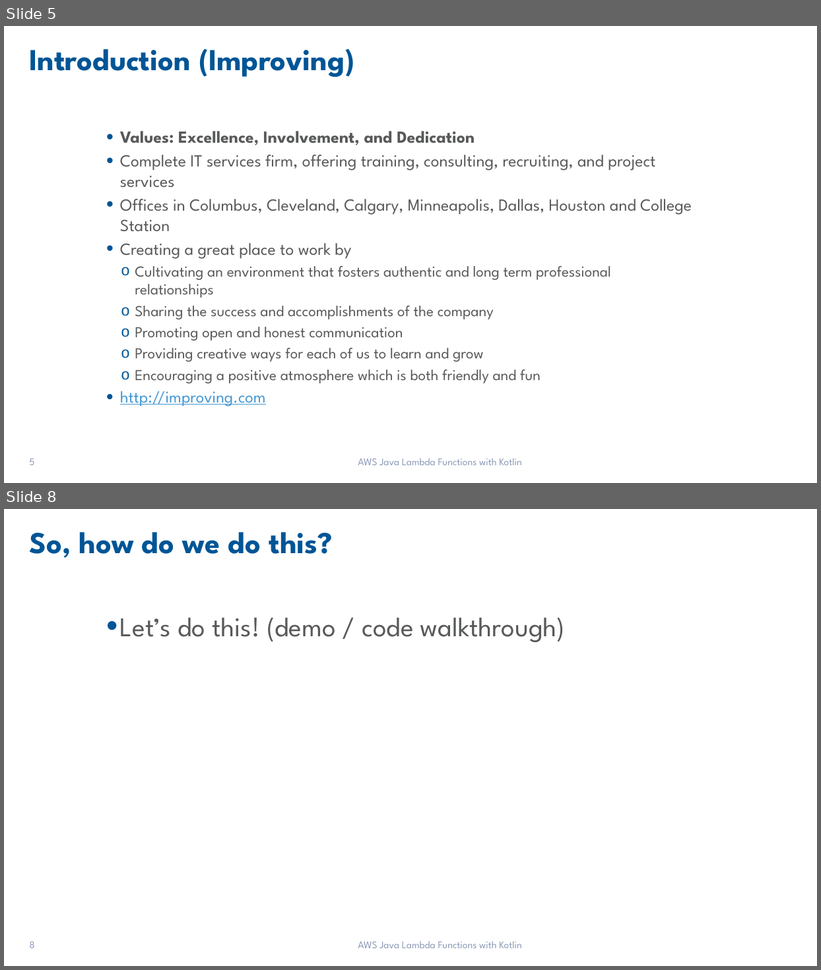
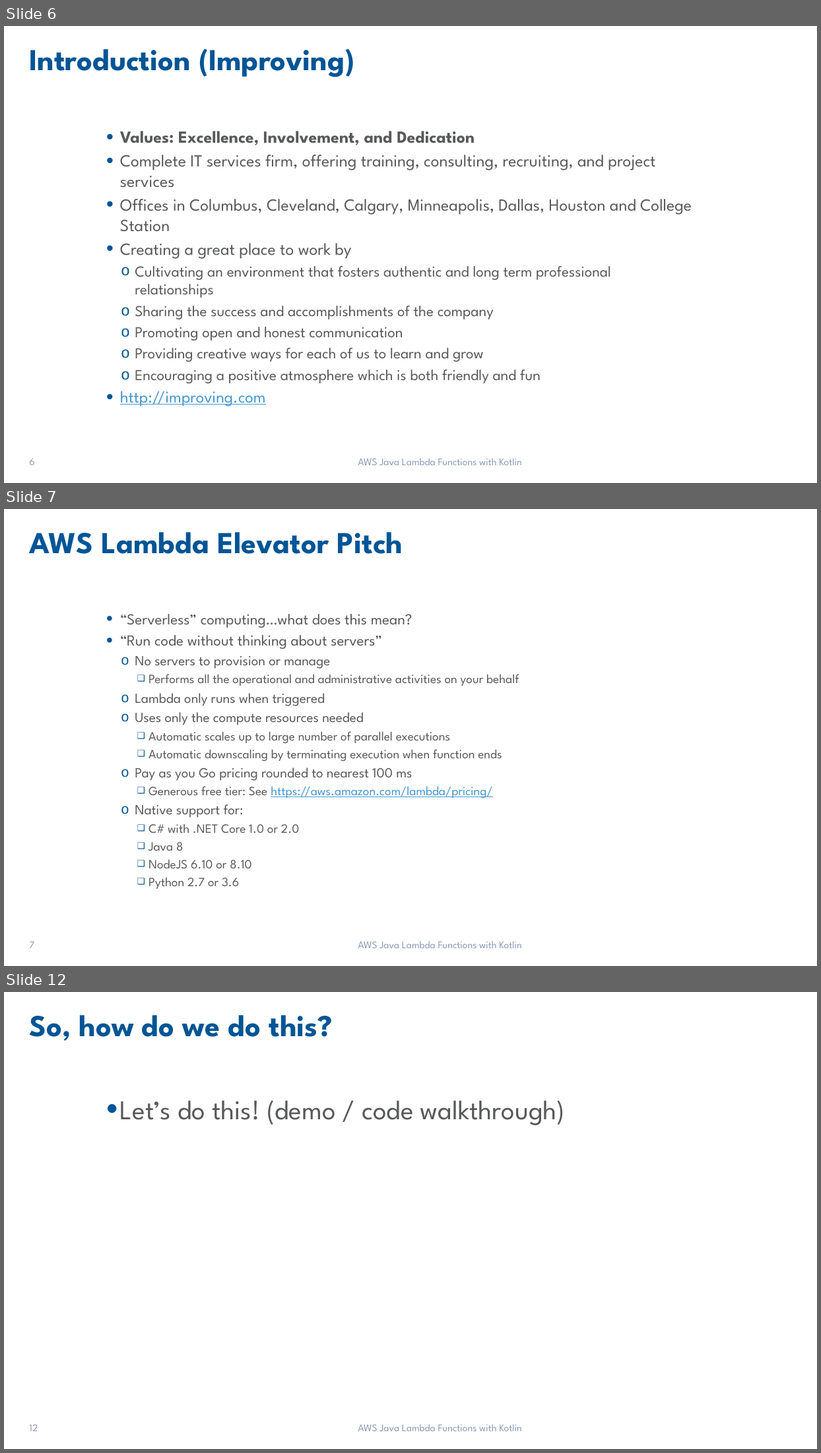
Before and after one commit to jkwuc89/Presentations, a slide deck: AWS Java Lambda Functions with Kotlin.pptx. Shown one above the other, each under a label of ours: slides 5 and 8 before the commit, slides 6, 7 and 12 after it; the slides between them are not shown. The pictures are 821x970 and 821x1453 pixels, drawn with LibreOffice and Linux fonts; fonts in the diff are those of the drawing; background and template pictures are left out. Boxes give left, top, right and bottom in pixels: in the first picture for what was removed or moved away, otherwise in the second. Text is boxed around its words. In the diff, an @@ line names an element or a change of style, - is before the commit and + after.

```diff
--- a/AWS Java Lambda Functions with Kotlin.pptx
+++ b/AWS Java Lambda Functions with Kotlin.pptx
@@ slide 7 added at (4,509,817,966), background #FFFFFF @@
@@ title added at (29,532,403,554), 36 pt, text #005596, bold @@
+AWS Lambda Elevator Pitch
@@ text added at (120,614,519,889), 15 pt, text #58595A @@
+• “Serverless” computing…what does this mean?
+• “Run code without thinking about servers”
+  o No servers to provision or manage
+    ❑ Performs all the operational and administrative activities on your behalf
+  o Lambda only runs when triggered
+  o Uses only the compute resources needed
+    ❑ Automatic scales up to large number of parallel executions
+    ❑ Automatic downscaling by terminating execution when function ends
+  o Pay as you Go pricing rounded to nearest 100 ms
+    ❑ Generous free tier: See https://aws.amazon.com/lambda/pricing/
+  o Native support for:
+    ❑ C# with .NET Core 1.0 or 2.0
+    ❑ Java 8
+    ❑ NodeJS 6.10 or 8.10
+    ❑ Python 2.7 or 3.6
@@ page number added at (29,942,34,949), 12 pt, text #8C99B8 @@
+7
@@ text added at (358,941,521,949), 12 pt, text #8C99B8 @@
+AWS Java Lambda Functions with Kotlin
@@ what was slide 5 is now slide 6 @@
@@ page number at (29,459,34,466): text changed @@
-5
+6
@@ what was slide 8 is now slide 12 @@
@@ page number at (29,1425,38,1432): text changed @@
-8
+12
```
Also in this commit, not shown: 5 slides changed, 3 other slides added.
